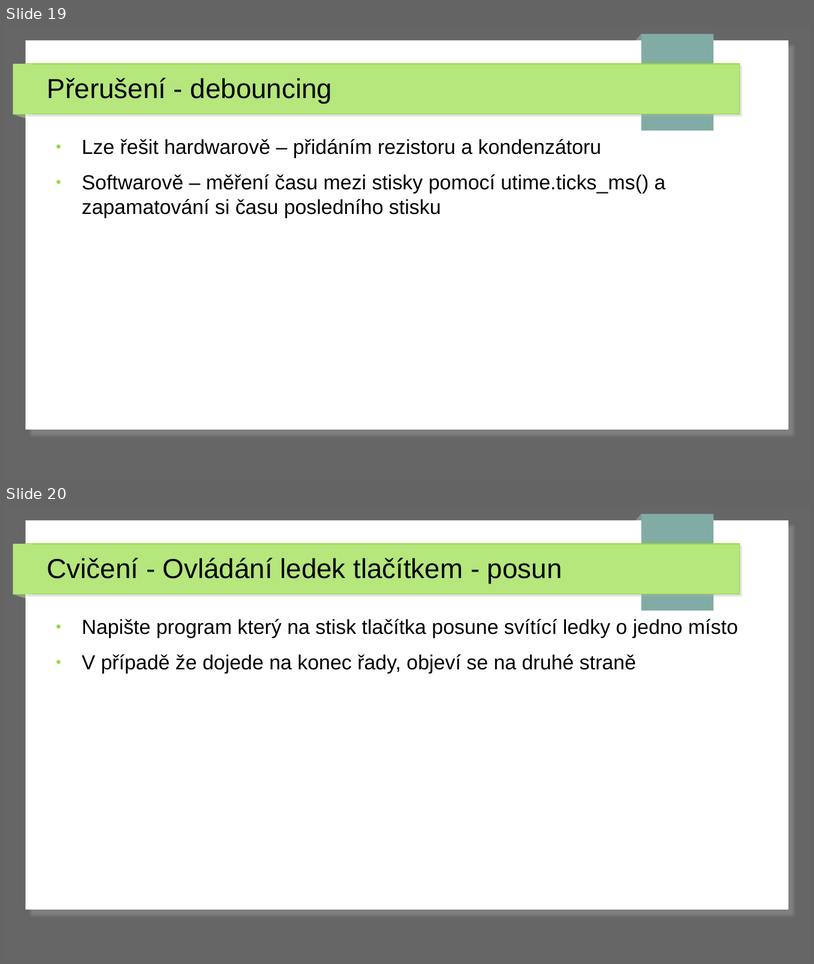
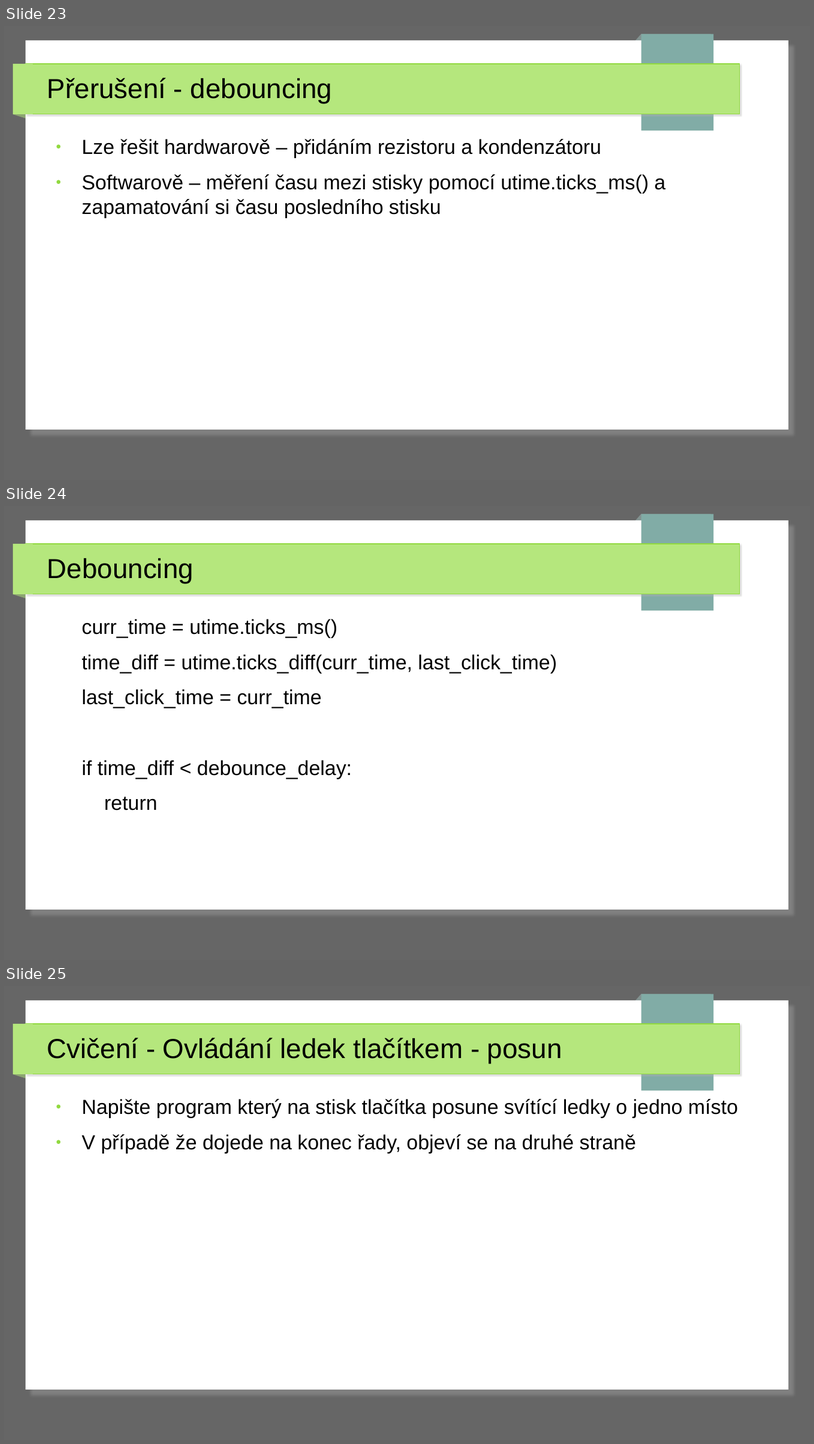
Before and after one commit to MartinPenicka/ArduinoDay, a slide deck: RaspberryPiPico_MicroPython_Introduction/prezentace/rpi_prezentace.odp. Shown one above the other, each under a label of ours: slides 19 and 20 before the commit, slides 23, 24 and 25 after it. The pictures are 814x964 and 814x1444 pixels, drawn with LibreOffice and Linux fonts; fonts in the diff are those of the drawing. Boxes give left, top, right and bottom in pixels: in the first picture for what was removed or moved away, otherwise in the second. Text is boxed around its words. In the diff, an @@ line names an element or a change of style, - is before the commit and + after.

```diff
--- a/RaspberryPiPico_MicroPython_Introduction/prezentace/rpi_prezentace.odp
+++ b/RaspberryPiPico_MicroPython_Introduction/prezentace/rpi_prezentace.odp
@@ slide 24 added at (4,506,810,960), background #666666; not listed: 7 template elements that a slide beside it also shows @@
@@ title added at (47,558,194,583), 27 pt, text #000000 @@
+Debouncing
@@ text added at (82,619,557,810), 20 pt, text #000000 @@
+curr_time = utime.ticks_ms()
+time_diff = utime.ticks_diff(curr_time, last_click_time)
+last_click_time = curr_time
+if time_diff < debounce_delay:
+return
@@ what was slide 19 is now slide 23 @@
@@ what was slide 20 is now slide 25 @@
```
Also in this commit, not shown: 10 slides changed, 4 other slides added, 4 other files.
